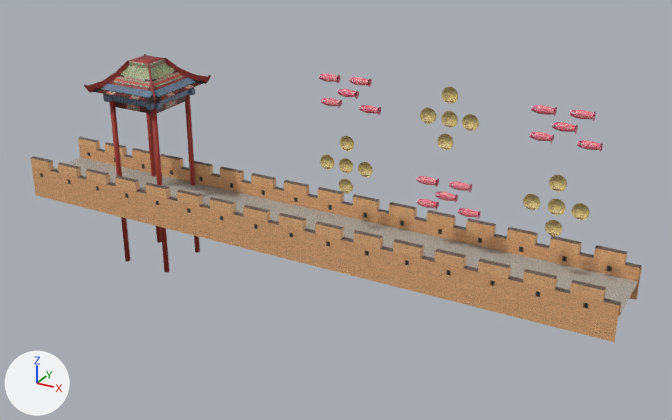
The Blender file LevelDesign/Level2.blend as it was, and as the next commit left it.
Both versions are drawn from a 50 mm camera at (75.5, -71.9, 38.1) aimed at (34.2, 3.3, 0.5). Lighting does not change. The marker at lower left points along +X, +Y and +Z.

The first picture shows 'aquilone', 'aquilone.001', 'aquilone.002', 'moneta', 'moneta.001', 'moneta.002', 'moneta.003', 'moneta.006', 'moneta.007', 'moneta.010', 'moneta.011', 'moneta.012', 'moneta.013', 'muro', 'tempio'.
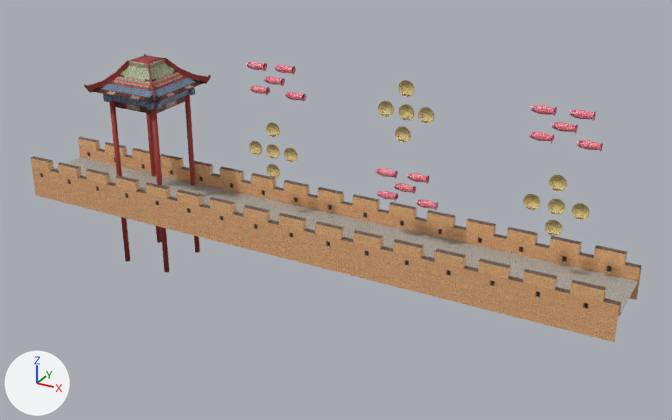
Boxes (x1, y1, x2, y2) around the edits, measured in the pictures (672 x 420 px):
'aquilone.001', moved: before (319, 73, 381, 115); after (246, 62, 306, 102)
'aquilone', moved: before (416, 176, 480, 219); after (376, 168, 438, 210)
'moneta.012', moved: before (462, 114, 479, 131); after (418, 107, 434, 124)
'moneta.003', moved: before (442, 87, 458, 104); after (399, 80, 414, 97)
'moneta.001', moved: before (442, 111, 458, 128); after (399, 104, 414, 121)
'moneta.013', moved: before (420, 107, 436, 124); after (378, 101, 394, 117)
'moneta.011', moved: before (438, 134, 453, 150); after (395, 126, 411, 142)
'moneta.006', moved: before (340, 136, 354, 151); after (266, 122, 280, 137)
'moneta.010', moved: before (358, 162, 373, 177); after (284, 148, 297, 162)
'moneta.002', moved: before (339, 158, 353, 173); after (266, 144, 280, 159)
'moneta', moved: before (320, 155, 334, 170); after (249, 141, 262, 155)
'moneta.007', moved: before (339, 179, 353, 194); after (267, 164, 280, 178)

Diff of the bpy script that builds the scene:
```diff
--- a/LevelDesign/Level2.blend.py
+++ b/LevelDesign/Level2.blend.py
@@ ob_aquilone_001 @@
 ob_aquilone_001 = bpy.data.objects.new('aquilone.001', me_cylinder_000)
-ob_aquilone_001.location = (34.08, 0.0, 12.02)
+ob_aquilone_001.location = (26.19, 0.0, 12.11)
 ob_aquilone_001.rotation_euler = (1.571, -1.238, 4.712)  # degrees (90, -71, 270)
@@ ob_moneta_013 @@
 ob_moneta_013 = bpy.data.objects.new('moneta.013', me_circle_015)
-ob_moneta_013.location = (44.19, 0.0, 12.15)
+ob_moneta_013.location = (40.1, 0.0, 12.15)
 ob_moneta_013.rotation_euler = (1.571, -2.989, 0.0)  # degrees (90, -171, 0)
@@ ob_moneta_012 @@
 ob_moneta_012 = bpy.data.objects.new('moneta.012', me_circle_014)
-ob_moneta_012.location = (48.09, 0.0, 12.15)
+ob_moneta_012.location = (44.01, 0.0, 12.15)
 ob_moneta_012.rotation_euler = (1.571, -2.989, 0.0)  # degrees (90, -171, 0)
@@ ob_moneta_011 @@
 ob_moneta_011 = bpy.data.objects.new('moneta.011', me_circle_013)
-ob_moneta_011.location = (45.91, 0.0, 10.04)
+ob_moneta_011.location = (41.83, 0.0, 10.04)
 ob_moneta_011.rotation_euler = (1.571, -2.989, 0.0)  # degrees (90, -171, 0)
@@ ob_moneta_010 @@
 ob_moneta_010 = bpy.data.objects.new('moneta.010', me_circle_012)
-ob_moneta_010.location = (38.13, 0.0, 6.0)
+ob_moneta_010.location = (30.06, 0.0, 6.0)
 ob_moneta_010.rotation_euler = (1.571, -2.989, 0.0)  # degrees (90, -171, 0)
@@ ob_moneta_007 @@
 ob_moneta_007 = bpy.data.objects.new('moneta.007', me_circle_009)
-ob_moneta_007.location = (36.08, 0.0, 3.94)
+ob_moneta_007.location = (28.01, 0.0, 3.94)
 ob_moneta_007.rotation_euler = (1.571, -2.989, 0.0)  # degrees (90, -171, 0)
@@ ob_moneta_006 @@
 ob_moneta_006 = bpy.data.objects.new('moneta.006', me_circle_008)
-ob_moneta_006.location = (36.18, 0.0, 8.21)
+ob_moneta_006.location = (28.1, 0.0, 8.21)
 ob_moneta_006.rotation_euler = (1.571, -2.989, 0.0)  # degrees (90, -171, 0)
@@ ob_moneta_003 @@
 ob_moneta_003 = bpy.data.objects.new('moneta.003', me_circle_003)
-ob_moneta_003.location = (46.11, 0.0, 14.27)
+ob_moneta_003.location = (42.03, 0.0, 14.27)
 ob_moneta_003.rotation_euler = (1.571, -2.989, 0.0)  # degrees (90, -171, 0)
@@ ob_moneta_002 @@
 ob_moneta_002 = bpy.data.objects.new('moneta.002', me_circle_002)
-ob_moneta_002.location = (36.1, 0.0, 6.0)
+ob_moneta_002.location = (28.03, 0.0, 6.0)
 ob_moneta_002.rotation_euler = (1.571, -2.989, 0.0)  # degrees (90, -171, 0)
@@ ob_moneta_001 @@
 ob_moneta_001 = bpy.data.objects.new('moneta.001', me_circle_001)
-ob_moneta_001.location = (46.19, 0.0, 12.13)
+ob_moneta_001.location = (42.11, 0.0, 12.13)
 ob_moneta_001.rotation_euler = (1.571, -2.989, 0.0)  # degrees (90, -171, 0)
@@ ob_moneta @@
 ob_moneta = bpy.data.objects.new('moneta', me_circle_000)
-ob_moneta.location = (34.09, 0.0, 6.0)
+ob_moneta.location = (26.02, 0.0, 6.0)
 ob_moneta.rotation_euler = (1.571, -2.989, 0.0)  # degrees (90, -171, 0)
@@ ob_aquilone @@
 ob_aquilone = bpy.data.objects.new('aquilone', me_cylinder_001)
-ob_aquilone.location = (44.13, 0.0, 3.9)
+ob_aquilone.location = (40.05, 0.0, 3.9)
 ob_aquilone.rotation_euler = (1.571, -1.238, 4.712)  # degrees (90, -71, 270)
```
